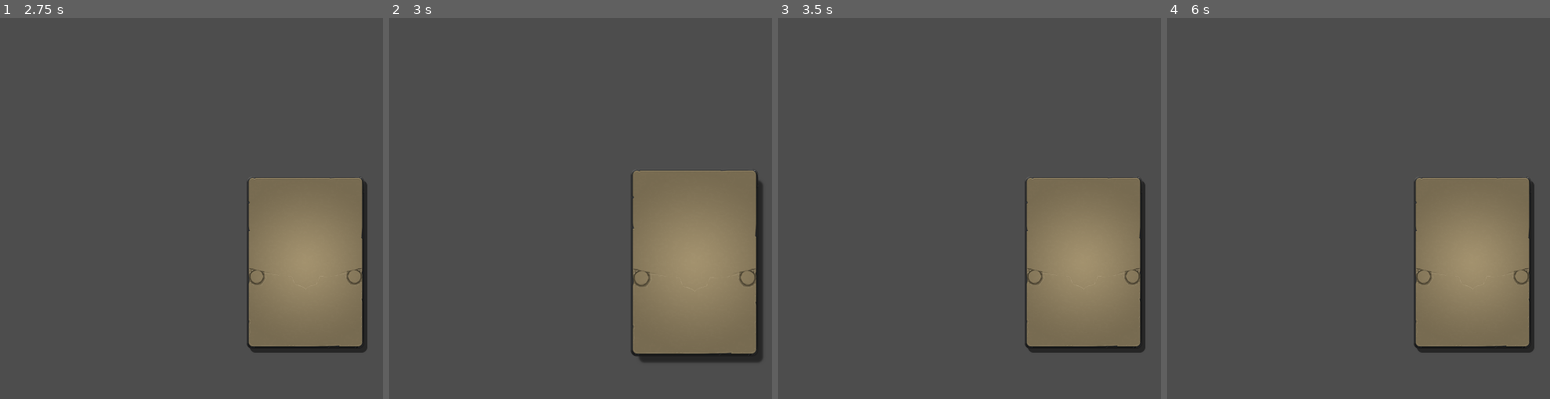
Above: before the commit, frames 1-4 (left to right).
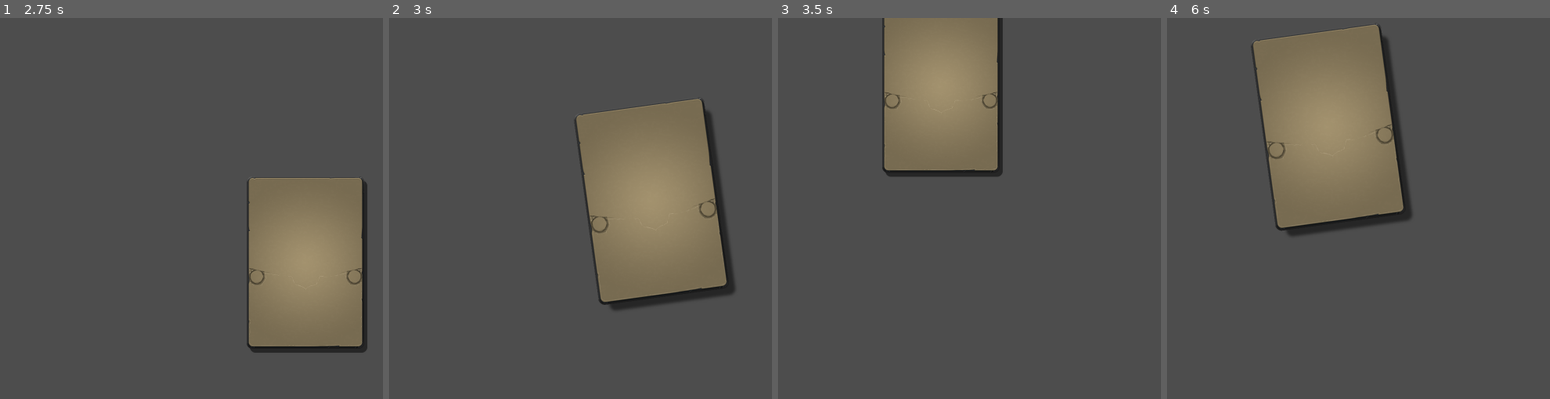
Above: after the commit, the same moments.

Repository: chenkjia/godot-script
Game: Godot game, scene res://Main.tscn
Same seed, same stepped clock (60 frames per second), same inputs: the game is played once before the commit and once after it.
Inputs (mouse positions are in pixels of both pictures, inside the frame that each line leads up to):
- Up to frame 1 (2.75 s): tap Enter at 0.5, 2 s; move the mouse to (outside the picture) at 0.52 s; click (outside the picture) at 0.67 s; tap Space at 1.25 s; drag from (187, 277) to (283, 345) at 1.27 s; move the mouse to (375, 151) at 2.02 s; click (375, 151) at 2.17 s
- Up to frame 2 (3 s): tap Space at 2.75 s; drag from (672, 345) to (515, 181) at 2.77 s
- Up to frame 3 (3.5 s): no input
- Up to frame 4 (6 s): move the mouse to (outside the picture) at 3.52 s; click (outside the picture) at 3.67 s; tap Enter at 4.25 s; drag from (1293, 181) to (1385, 136) at 4.27 s; tap Space at 5 s; move the mouse to (1511, 254) at 5.02 s; click (1511, 254) at 5.17 s; drag from (1385, 136) to (1354, 277) at 5.77 s

Frame 1 is identical in both runs. In frame 2, 23% of the frame differs, in the area x 48-98%, y 21-91%; in frame 3, 27%; in frame 4, 32%, in the area x 21-96%, y 1-88%.

Commit message:
卡片拖动

Diff:
--- a/Card.tscn
+++ b/Card.tscn
@@ -15,6 +15,7 @@
 anchors_preset = 0
 offset_right = 300.0
 offset_bottom = 440.0
+pivot_offset = Vector2(150, 220)
 script = ExtResource("1_21rx5")
 
 [node name="Shadow" type="TextureRect" parent="."]
@@ -40,6 +41,7 @@
 layout_mode = 0
 offset_right = 300.0
 offset_bottom = 440.0
+pivot_offset = Vector2(150, 220)
 texture = ExtResource("2_hael8")
 
 [connection signal="mouse_entered" from="." to="." method="_on_mouse_entered"]
--- a/card.gd
+++ b/card.gd
@@ -1,6 +1,7 @@
 extends Control
 
-@onready var card: TextureRect = $CardTexture
+@onready var card: Control = self
+@onready var card_texture: TextureRect = $CardTexture
 @onready var blur: ColorRect = $Blur
 @onready var shadow: TextureRect = $Shadow
 
@@ -9,11 +10,18 @@
 @export var pick_up_speed: float = 0.12
 @export var pick_up_sigma: float = 2.0
 
+# 拖动相关变量
+var dragging: bool = false
+var drag_offset: Vector2 = Vector2.ZERO
+var tween_rot: Tween
+@export var follow_speed: float = 1.0
+@export var rotation_factor: float = 0.03
+
 var tween: Tween
 
 func _ready() -> void:
 	# 初始：Card 缩放为 1，模糊 sigma 为 0.1；以中心点为基准缩放
-	card.scale = Vector2.ONE
+	card_texture.scale = Vector2.ONE
 	card.pivot_offset = card.size * 0.5
 	_set_blur_sigma(0.1)
 	# 连接鼠标进入/退出事件
@@ -26,19 +34,19 @@
 func _on_mouse_exited() -> void:
 	put_down_card()
 
-# 独立函数：拿起卡片（Card 从 1 动画到 1.2；blur 的 sigma 从 0.1 动画到 2）
+# 独立函数：拿起卡片
 func pick_up_card() -> void:
 	if tween: tween.kill()
 	tween = create_tween().set_parallel(true)
-	tween.tween_property(card, "scale", pick_up_card_scale, pick_up_speed)
+	tween.tween_property(card_texture, "scale", pick_up_card_scale, pick_up_speed)
 	tween.tween_property(shadow, "scale", pick_up_shadow_scale, pick_up_speed)
 	tween.tween_method(_set_blur_sigma, 0.1, pick_up_sigma, pick_up_speed)
 
-# 独立函数：放下卡片（Card 从 1.2 动画回 1；blur 的 sigma 从 2 动画回 0.1）
+# 独立函数：放下卡片
 func put_down_card() -> void:
 	if tween: tween.kill()
 	tween = create_tween().set_parallel(true)
-	tween.tween_property(card, "scale", Vector2.ONE, pick_up_speed)
+	tween.tween_property(card_texture, "scale", Vector2.ONE, pick_up_speed)
 	tween.tween_property(shadow, "scale", Vector2.ONE, pick_up_speed)
 	tween.tween_method(_set_blur_sigma, pick_up_sigma, 0.1, pick_up_speed)
 
@@ -47,3 +55,41 @@
 	var m := blur.material as ShaderMaterial
 	if m:
 		m.set_shader_parameter("sigma", value)
+
+# 输入事件处理：处理拖动开始和结束
+func _input(event: InputEvent) -> void:
+	if event is InputEventMouseButton:
+		var mb: InputEventMouseButton = event
+		if mb.button_index == MOUSE_BUTTON_LEFT:
+			if mb.pressed:
+				# 检查是否点击在卡片上
+				if card.get_global_rect().has_point(get_viewport().get_mouse_position()):
+					dragging = true
+					drag_offset = card.global_position - get_viewport().get_mouse_position()
+			else:
+				if dragging:
+					dragging = false
+					# 停止旋转动画并归零
+					if tween_rot:
+						tween_rot.kill()
+					tween_rot = create_tween()
+					tween_rot.tween_property(card, "rotation_degrees", 0.0, 0.15)
+	elif dragging and event is InputEventMouseMotion:
+		drag_card_motion(event as InputEventMouseMotion)
+
+# 独立的拖动卡片函数（小丑牌效果）
+func drag_card_motion(motion_event: InputEventMouseMotion) -> void:
+	# 位置跟随：平滑跟随鼠标位置
+	var mouse_pos: Vector2 = get_viewport().get_mouse_position()
+	var target_pos: Vector2 = mouse_pos + drag_offset
+	card.global_position = card.global_position.lerp(target_pos, follow_speed)
+
+	# 旋转效果：根据水平移动速度产生Z轴旋转（小丑牌摆动效果）
+	var velocity: Vector2 = motion_event.velocity
+	var target_rotation: float = clamp(velocity.x * rotation_factor, -10.0, 10.0)
+
+	# 平滑旋转到目标角度
+	if tween_rot:
+		tween_rot.kill()
+	tween_rot = create_tween()
+	tween_rot.tween_property(card, "rotation_degrees", target_rotation, 0.08)
